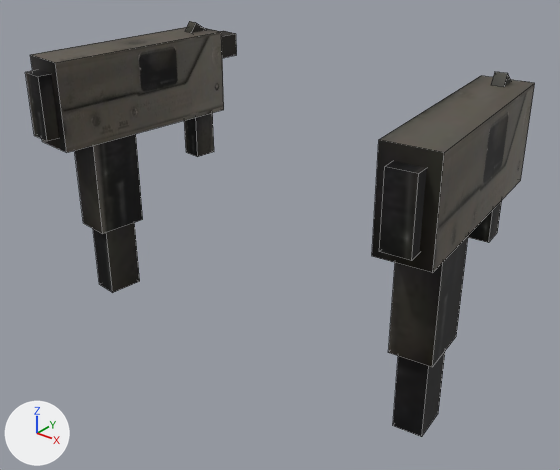
A saved change to the FBX model Assets/Scenes/guns/lowpolySMG.fbx.
Before and after are seen from a camera (50 mm lens) standing at (2.78, -3.31, 1.37) and looking at (0.06, 0.09, -0.74). The axes (+X, +Y, +Z) are drawn at lower left. The lights are the same throughout. Mesh edges are drawn as thin lines.

The first picture shows 'smgL', 'smgR'.
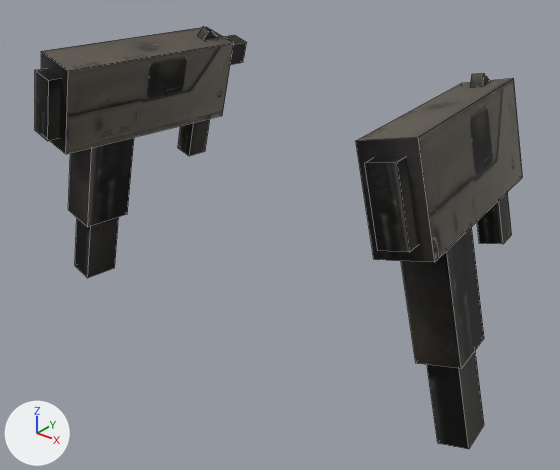
Pixel boxes (x1, y1, x2, y2) of what changed, in the pictures (560 x 470 px):
'smgL.001', added
    after: (356, 73, 523, 449)
'smgR', deleted
    before: (372, 72, 535, 437)
'smgL', mesh turned
    before: (25, 21, 237, 293)
    after: (35, 26, 247, 278)

The edits, one by one:
me_cube_001 has 56 vertices, 41 faces and spans x -0.24..0.2, y -0.93..0.66, z -1.15..0.61.
me_cube_001 is used by ob_smgl; location (-1.175, 0.298, -0.264).
me_cube_001 part 1: the whole mesh is turned 13.3 degrees about the y axis through the mesh origin.
Mesh me_cube_003 is new.
It has 56 vertices, 41 faces and spans x -0.34..0.39, y -0.93..0.66, z -1.13..0.59.
It uses material mat_mac10 (picture img_smg1_png).
Object 'smgR' (ob_smgr) is deleted.
Object 'smgL.001' (ob_smgl_001) is new; it shows me_cube_003.
Its location is (1.2, 0.298, -0.264).
